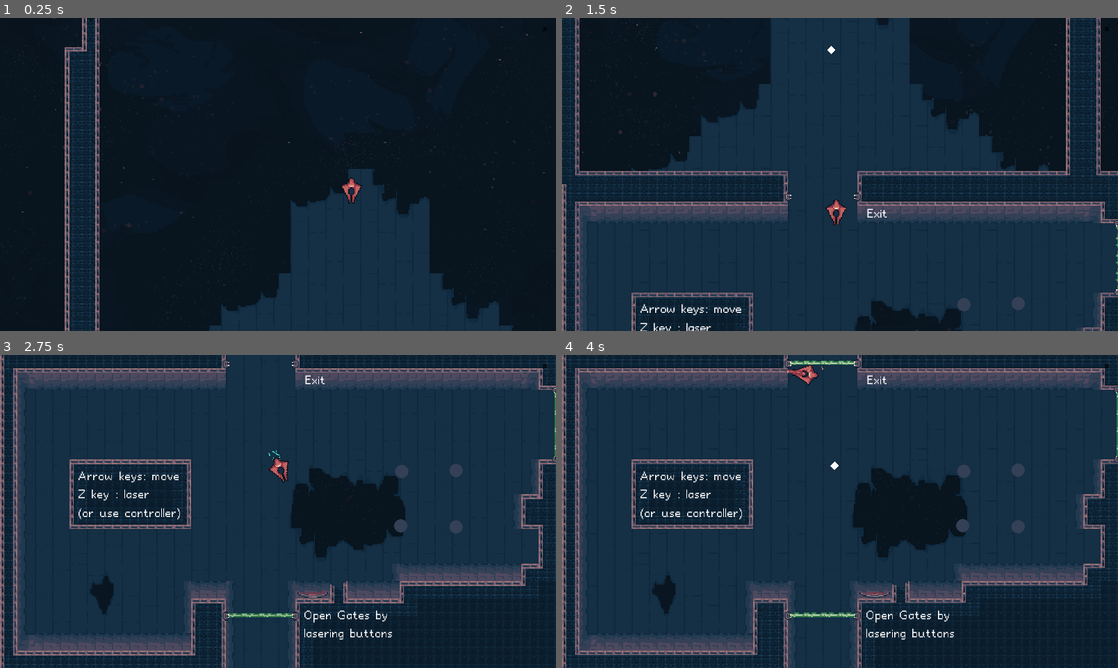
Above: before the commit, frames 1-4 (two rows, left to right).
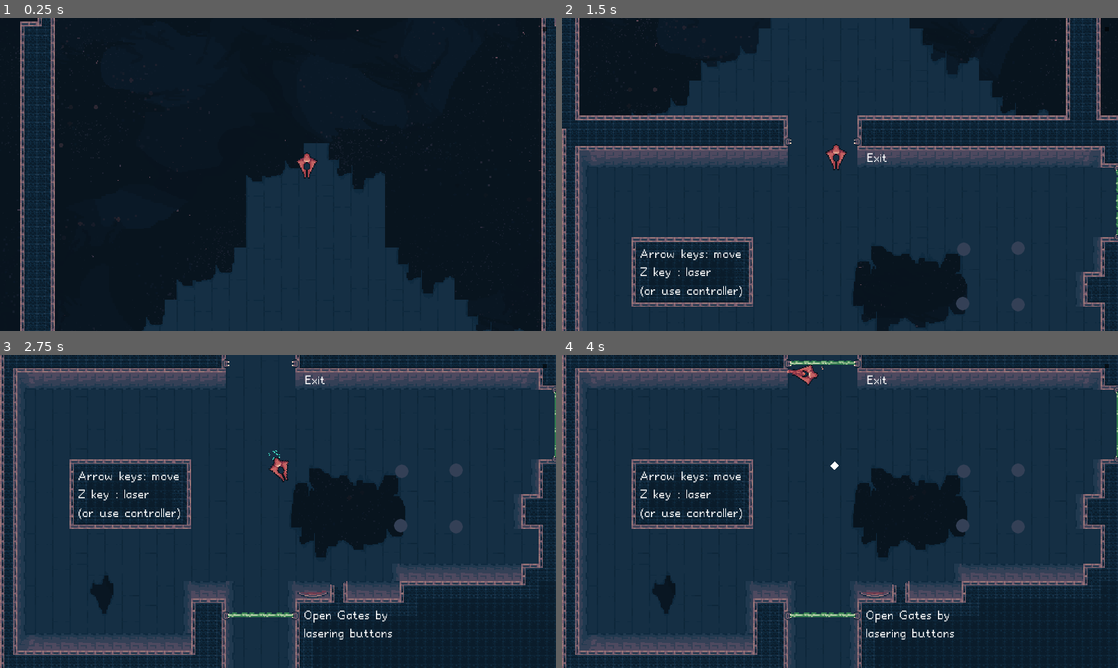
Above: after the commit, the same moments.

Repository: boukew99/godot_wild_jam_34
Game: Godot game, scene res://physics/2d/game2.tscn
Two runs of this game, one before a commit and one after it. Both use one fixed random seed, a clock stepped at 60 frames per second and the inputs below. This scene is started directly instead of the project's main scene.
Inputs (mouse positions are in pixels of both pictures, inside the frame that each line leads up to):
- Up to frame 1 (0.25 s): no input
- Up to frame 2 (1.5 s): tap Enter (ui_accept) at 0.5, 0.77 s; move the mouse to (962, 158) at 0.52 s; hold Right (move_right) 0.53-1.28 s; hold X (bomb) 0.53-1.28 s; click (962, 158) at 0.67 s; move the mouse to (728, 190) at 1.27 s; hold Down (move_down) from 1.28 s (still down); tap Z (laser) at 1.35 s
- Up to frame 3 (2.75 s): tap Enter (ui_accept) at 1.52 s; move the mouse to (333, 442) at 2.02 s; release Down (move_down) at 2.03 s; hold Right (move_right) from 2.03 s (still down); hold C (nitro) from 2.03 s (still down)
- Up to frame 4 (4 s): move the mouse to (812, 574) at 2.77 s; release Right (move_right) at 2.78 s; release C (nitro) at 2.78 s; hold Up (move_up) 2.78-3.53 s; tap X (bomb) at 2.85 s; click (812, 574) at 2.92 s; tap Enter (ui_accept) at 3.02, 3.77 s; move the mouse to (1006, 558) at 3.52 s; hold Left (move_left) from 3.53 s (still down); hold Z (laser) from 3.53 s (still down)

The runs differ from the first frame. In frame 1, 18% of the frame differs, in the area x 3-100%, y 0-100%; in frame 2, 31%, in the area x 0-100%, y 0-100%; in frame 3, 1.3%; in frame 4, less than 0.1%.

Commit message:
update camera  smoothing speed

Diff:
--- a/godot_wild_jam_34/physics/2d/game.tscn
+++ b/godot_wild_jam_34/physics/2d/game.tscn
@@ -108,6 +108,7 @@
 rotation = 1.5708
 
 [node name="GridCamera2D" parent="Space/SpaceShip" instance=ExtResource( 10 )]
+smoothing_speed = 8.0
 
 [node name="Highway" parent="Space" instance=ExtResource( 3 )]
 position = Vector2( 1536, 144 )
@@ -1167,12 +1168,12 @@
 [connection signal="on_toggle" from="Space/LaserTarget12" to="Space/Door9" method="on_toggle"]
 [connection signal="on_toggle" from="Space/LaserTarget13" to="Space/Door9" method="on_toggle"]
 [connection signal="on_toggle" from="Space/LaserTarget14" to="Space/Door13" method="on_toggle"]
+[connection signal="on_toggle" from="Space/LaserTarget15" to="Space/Door12" method="on_toggle"]
+[connection signal="on_toggle" from="Space/LaserTarget15" to="Space/Door10" method="on_toggle"]
 [connection signal="on_toggle" from="Space/LaserTarget15" to="Space/Door11" method="on_toggle"]
-[connection signal="on_toggle" from="Space/LaserTarget15" to="Space/Door10" method="on_toggle"]
-[connection signal="on_toggle" from="Space/LaserTarget15" to="Space/Door12" method="on_toggle"]
+[connection signal="on_toggle" from="Space/LaserTarget16" to="Space/Highway" method="on_toggle"]
 [connection signal="on_toggle" from="Space/LaserTarget16" to="Space/Door14" method="on_toggle"]
-[connection signal="on_toggle" from="Space/LaserTarget16" to="Space/Highway" method="on_toggle"]
+[connection signal="on_toggle" from="Space/LaserTarget17" to="Space/Door8" method="on_toggle"]
 [connection signal="on_toggle" from="Space/LaserTarget17" to="Space/Door6" method="on_toggle"]
 [connection signal="on_toggle" from="Space/LaserTarget17" to="Space/Door7" method="on_toggle"]
-[connection signal="on_toggle" from="Space/LaserTarget17" to="Space/Door8" method="on_toggle"]
 [connection signal="on_toggle" from="Space/LaserTarget18" to="Space/Door15" method="on_toggle"]
--- a/godot_wild_jam_34/physics/2d/game2.tscn
+++ b/godot_wild_jam_34/physics/2d/game2.tscn
@@ -3,7 +3,7 @@
 [ext_resource path="res://physics/2d/game.tscn" type="PackedScene" id=1]
 [ext_resource path="res://physics/2d/object/pole.tscn" type="PackedScene" id=2]
 [ext_resource path="res://physics/2d/pole_group.tscn" type="PackedScene" id=3]
-[ext_resource path="res://audio/music/calming_space_7.ogg" type="AudioStream" id=4]
+[ext_resource path="res://audio/music/theme_1.ogg" type="AudioStream" id=4]
 
 [node name="Game" instance=ExtResource( 1 )]
 
@@ -14,7 +14,7 @@
 position = Vector2( 2524, 111 )
 rotation = 3.14159
 
-[node name="PoleGroup" parent="Space" index="77" instance=ExtResource( 3 )]
+[node name="PoleGroup" parent="Space" index="76" instance=ExtResource( 3 )]
 position = Vector2( 370, 107 )
 
 [node name="Pole2" parent="Space/PoleGroup" index="1" instance=ExtResource( 2 )]
